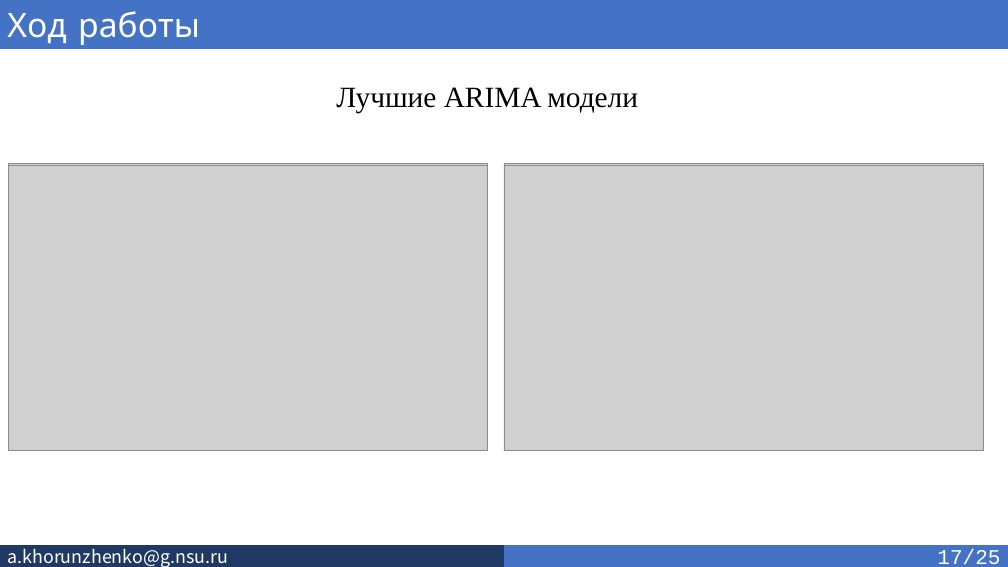
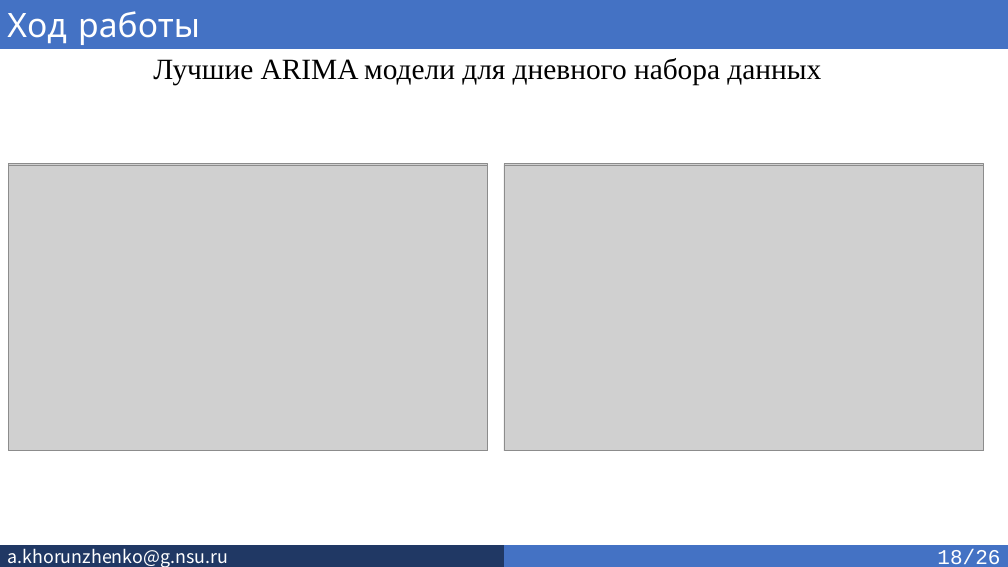
Before and after one commit to SkivHisink/MasterWork, a slide deck: slide 18 of Text/Хорунженко_презентация_4_сем.pptx (slide 17 before the commit). Drawn at 1008x567 pixels with LibreOffice and Linux fonts; fonts in the diff are those of the drawing; grey boxes stand for pictures. Boxes give left, top, right and bottom in pixels: in the first picture for what was removed or moved away, otherwise in the second. Text is boxed around its words. In the diff, an @@ line names an element or a change of style, - is before the commit and + after.

```diff
--- a/Text/Хорунженко_презентация_4_сем.pptx
+++ b/Text/Хорунженко_презентация_4_сем.pptx
@@ text at bbox=[153, 58, 821, 85]: text changed @@
-Лучшие ARIMA модели
+Лучшие ARIMA модели для дневного набора данных
@@ text in rectangle at bbox=[937, 549, 1000, 564]: text changed @@
-17/25
+18/26
```
Also in this commit, not shown: 23 other slides changed, 3 slides added, 1 slide removed, 1 other file.
